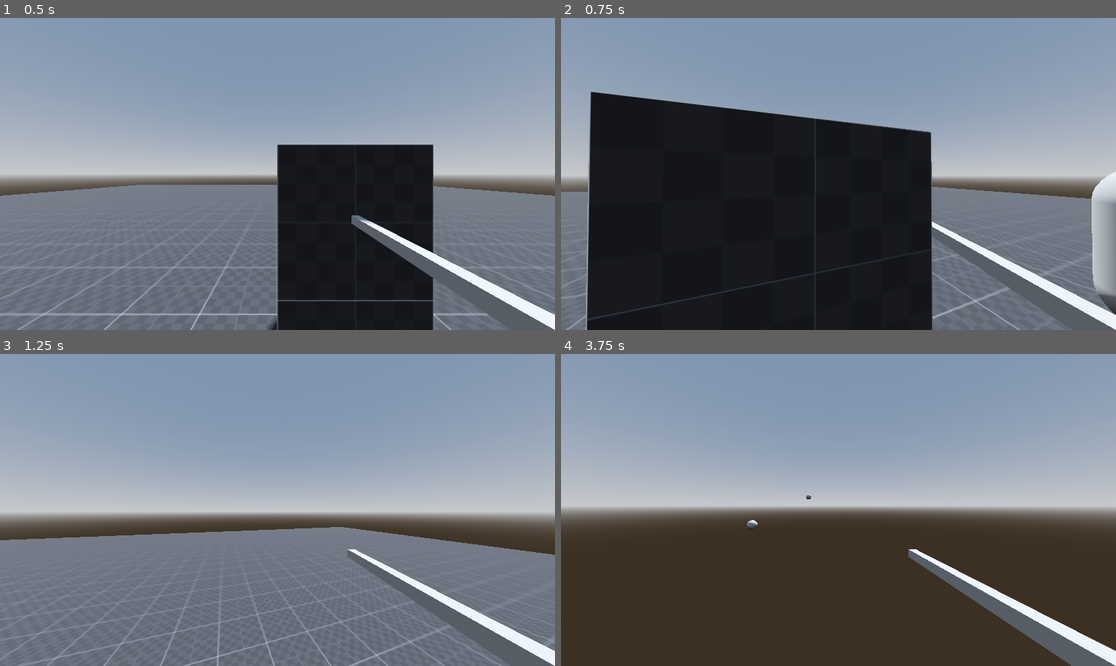
Above: before the commit, frames 1-4 (two rows, left to right).
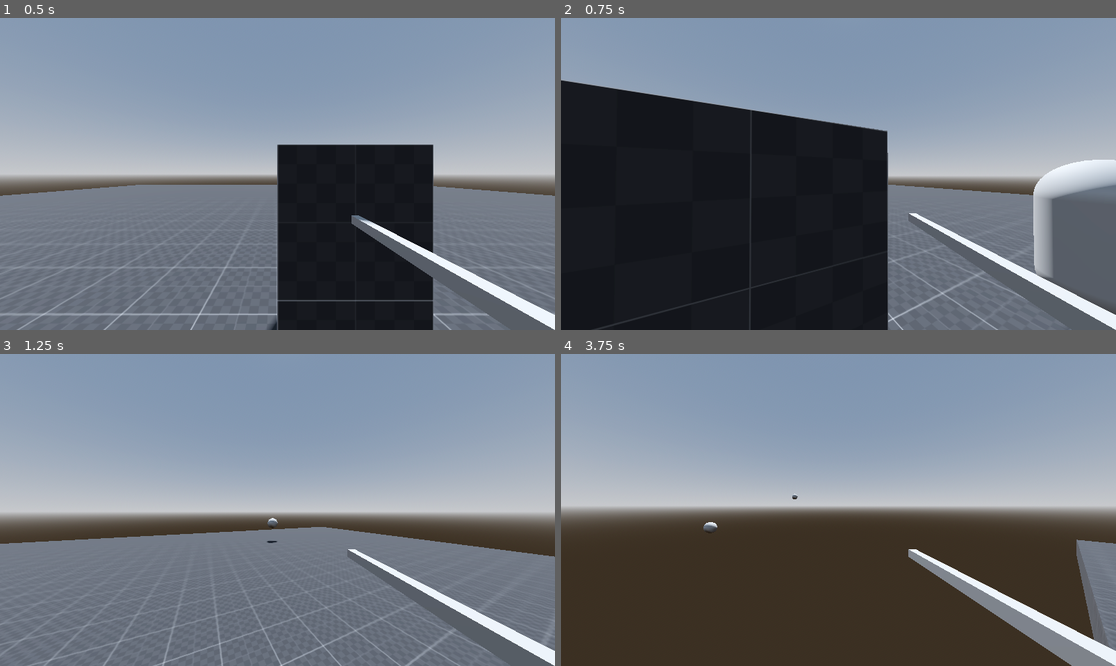
Above: after the commit, the same moments.

Repository: h-valot/Godot_BoomerShooter
Game: Godot game, scene res://Assets/Scenes/S_MovementTest.tscn
Same seed, same stepped clock (60 frames per second), same inputs: the game is played once before the commit and once after it.
Inputs (mouse positions are in pixels of both pictures, inside the frame that each line leads up to):
- Up to frame 1 (0.5 s): no input
- Up to frame 2 (0.75 s): tap Enter at 0.5 s; move the mouse to (866, 174) at 0.52 s; hold W (Forward) from 0.53 s (still down); click (866, 174) at 0.6 s
- Up to frame 3 (1.25 s): keep holding W (Forward); tap Space (Jump) at 0.77, 1.07 s; tap Shift (Sprint) at 0.8 s
- Up to frame 4 (3.75 s): keep holding W (Forward); move the mouse to (810, 510) at 1.27 s; tap Shift (Sprint) at 1.35, 3.05, 3.6 s; tap Space (Jump) at 1.52, 1.55, 1.82, 2.1, 3.02, 3.32 s; move the mouse to (849, 503) at 2.02 s; click (849, 503) at 2.3 s; move the mouse to (832, 516) at 2.77 s; click (832, 516) at 2.85 s; move the mouse to (877, 513) at 3.52 s

Frame 1 is identical in both runs. In frame 2, 16% of the frame differs, in the area x 0-100%, y 19-100%; in frame 3, 2.0%; in frame 4, 3.8%.

Commit message:
Refactor complex prefab

Diff:
--- a/Assets/Prefabs/PF_Character.tscn
+++ /dev/null
@@ -1,51 +0,0 @@
-[gd_scene load_steps=9 format=3 uid="uid://bgpgbd57412ef"]
-
-[ext_resource type="Script" path="res://Assets/Scripts/Character/GD_Motor.gd" id="1_8bamj"]
-[ext_resource type="Script" path="res://Assets/Scripts/Character/GD_Fire.gd" id="2_ocpkx"]
-[ext_resource type="Resource" uid="uid://mh7u247v0q5j" path="res://Assets/Resources/Items/Weapons/RE_Rifle.tres" id="3_mf20g"]
-[ext_resource type="PackedScene" uid="uid://d23duj43qnji1" path="res://Assets/Prefabs/PF_Bullet.tscn" id="3_sdlfp"]
-[ext_resource type="PackedScene" uid="uid://nuh37785kb8n" path="res://Assets/Prefabs/Components/PF_Health.tscn" id="4_2am50"]
-[ext_resource type="PackedScene" uid="uid://0cringntf7yj" path="res://Assets/Prefabs/Components/PF_HitBox.tscn" id="5_gw5uf"]
-
-[sub_resource type="CapsuleShape3D" id="CapsuleShape3D_kxpnw"]
-
-[sub_resource type="CapsuleShape3D" id="CapsuleShape3D_uafqk"]
-
-[node name="PF_Character" type="Node3D"]
-
-[node name="Motor" type="CharacterBody3D" parent="."]
-transform = Transform3D(1, 0, 0, 0, 1, 0, 0, 0, 1, 0, 1, 0)
-script = ExtResource("1_8bamj")
-air_control_scalar = 0.02
-horizontal_mouse_sensitivity = 0.3
-
-[node name="CollisionShape3D" type="CollisionShape3D" parent="Motor"]
-shape = SubResource("CapsuleShape3D_kxpnw")
-
-[node name="PF_HitBox" parent="Motor" node_paths=PackedStringArray("health_component") instance=ExtResource("5_gw5uf")]
-health_component = NodePath("../../PF_Health")
-
-[node name="CollisionShape3D" type="CollisionShape3D" parent="Motor/PF_HitBox"]
-shape = SubResource("CapsuleShape3D_uafqk")
-
-[node name="Head" type="Node3D" parent="Motor"]
-transform = Transform3D(1, 0, 0, 0, 1, 0, 0, 0, 1, 0, 0.8, 0)
-
-[node name="Camera3D" type="Camera3D" parent="Motor/Head"]
-fov = 90.0
-
-[node name="CSGBox3D" type="CSGBox3D" parent="Motor/Head/Camera3D"]
-transform = Transform3D(1, 0, 0, 0, 1.00001, 1.56462e-07, 0, -1.56462e-07, 1.00001, 0.5, -0.292099, -0.556911)
-size = Vector3(0.05, 0.05, 1)
-
-[node name="Muzzle" type="Node3D" parent="Motor/Head/Camera3D/CSGBox3D"]
-transform = Transform3D(1, 0, 0, 0, 0.99999, -1.56459e-07, 0, 1.56459e-07, 0.99999, 0, -0.00790095, -0.49863)
-
-[node name="PF_Health" parent="." instance=ExtResource("4_2am50")]
-
-[node name="Inventory" type="Node" parent="."]
-
-[node name="Fire" type="Node" parent="."]
-script = ExtResource("2_ocpkx")
-_bullet_prefab = ExtResource("3_sdlfp")
-debug_weapon_config = ExtResource("3_mf20g")
--- a/Assets/Prefabs/PF_Opponent.tscn
+++ b/Assets/Prefabs/PF_Opponent.tscn
@@ -1,27 +1,39 @@
-[gd_scene load_steps=6 format=3 uid="uid://i6tjyky8orfu"]
+[gd_scene load_steps=9 format=3 uid="uid://i6tjyky8orfu"]
 
 [ext_resource type="PackedScene" uid="uid://nuh37785kb8n" path="res://Assets/Prefabs/Components/PF_Health.tscn" id="1_bdqby"]
 [ext_resource type="Resource" uid="uid://c40vi40gc5si2" path="res://Assets/Resources/Opponents/RE_BaseEnemy.tres" id="2_3yq35"]
+[ext_resource type="PackedScene" uid="uid://0cringntf7yj" path="res://Assets/Prefabs/Components/PF_HitBox.tscn" id="2_moaqw"]
+[ext_resource type="Script" path="res://Assets/Scripts/Opponents/GD_OpponentMotor.gd" id="2_obkvg"]
 [ext_resource type="Script" path="res://Assets/Scripts/Opponents/GD_Opponent.gd" id="2_oxxun"]
+
+[sub_resource type="CapsuleShape3D" id="CapsuleShape3D_i6e67"]
+
+[sub_resource type="CapsuleMesh" id="CapsuleMesh_18p06"]
 
 [sub_resource type="CapsuleShape3D" id="CapsuleShape3D_iqglw"]
 
-[sub_resource type="CapsuleMesh" id="CapsuleMesh_18p06"]
-
-[node name="PF_Opponent" type="Node3D"]
+[node name="PF_Opponent" type="Node3D" node_paths=PackedStringArray("health_component", "motor_component")]
 transform = Transform3D(1, 0, 0, 0, 1, 0, 0, 0, 1, 0, 1, 0)
-
-[node name="RigidBody3D" type="RigidBody3D" parent="." node_paths=PackedStringArray("health_component")]
 script = ExtResource("2_oxxun")
 opponent_config = ExtResource("2_3yq35")
-health_component = NodePath("../PF_Health")
+health_component = NodePath("PF_Health")
+motor_component = NodePath("Motor")
 
-[node name="CollisionShape3D" type="CollisionShape3D" parent="RigidBody3D"]
+[node name="Motor" type="CharacterBody3D" parent="."]
+script = ExtResource("2_obkvg")
+
+[node name="PF_HitBox" parent="Motor" node_paths=PackedStringArray("health_component") instance=ExtResource("2_moaqw")]
+transform = Transform3D(1.1, 0, 0, 0, 1.1, 0, 0, 0, 1.1, 0, 0, 0)
+health_component = NodePath("../../PF_Health")
+
+[node name="CollisionShape3D" type="CollisionShape3D" parent="Motor/PF_HitBox"]
+shape = SubResource("CapsuleShape3D_i6e67")
+
+[node name="MeshInstance3D" type="MeshInstance3D" parent="Motor"]
+mesh = SubResource("CapsuleMesh_18p06")
+skeleton = NodePath("../..")
+
+[node name="CollisionShape3D" type="CollisionShape3D" parent="Motor"]
 shape = SubResource("CapsuleShape3D_iqglw")
 
 [node name="PF_Health" parent="." instance=ExtResource("1_bdqby")]
-
-[node name="MeshInstance3D" type="MeshInstance3D" parent="."]
-mesh = SubResource("CapsuleMesh_18p06")
-
-[connection signal="body_entered" from="RigidBody3D" to="RigidBody3D" method="_on_body_entered"]
--- /dev/null
+++ b/Assets/Prefabs/PF_Player.tscn
@@ -0,0 +1,56 @@
+[gd_scene load_steps=11 format=3 uid="uid://bgpgbd57412ef"]
+
+[ext_resource type="Script" path="res://Assets/Scripts/Player/GD_PlayerMotor.gd" id="1_otssp"]
+[ext_resource type="Script" path="res://Assets/Scripts/Player/GD_Player.gd" id="1_vwxq5"]
+[ext_resource type="Resource" uid="uid://pyndghcxqbg0" path="res://Assets/Resources/Player/RE_PlayerConfig.tres" id="2_6i1sl"]
+[ext_resource type="Resource" uid="uid://mh7u247v0q5j" path="res://Assets/Resources/Items/Weapons/RE_Rifle.tres" id="3_mf20g"]
+[ext_resource type="PackedScene" uid="uid://d23duj43qnji1" path="res://Assets/Prefabs/PF_Bullet.tscn" id="3_sdlfp"]
+[ext_resource type="PackedScene" uid="uid://nuh37785kb8n" path="res://Assets/Prefabs/Components/PF_Health.tscn" id="4_2am50"]
+[ext_resource type="PackedScene" uid="uid://0cringntf7yj" path="res://Assets/Prefabs/Components/PF_HitBox.tscn" id="5_gw5uf"]
+[ext_resource type="Script" path="res://Assets/Scripts/Player/GD_PlayerFire.gd" id="6_4cwoh"]
+
+[sub_resource type="CapsuleShape3D" id="CapsuleShape3D_uafqk"]
+
+[sub_resource type="CapsuleShape3D" id="CapsuleShape3D_kxpnw"]
+
+[node name="PF_Player" type="Node3D" node_paths=PackedStringArray("player_motor", "player_fire")]
+script = ExtResource("1_vwxq5")
+player_config = ExtResource("2_6i1sl")
+player_motor = NodePath("Motor")
+player_fire = NodePath("Fire")
+bullet_prefab = ExtResource("3_sdlfp")
+weapon_config = ExtResource("3_mf20g")
+
+[node name="Motor" type="CharacterBody3D" parent="."]
+transform = Transform3D(1, 0, 0, 0, 1, 0, 0, 0, 1, 0, 1, 0)
+script = ExtResource("1_otssp")
+
+[node name="PF_HitBox" parent="Motor" node_paths=PackedStringArray("health_component") instance=ExtResource("5_gw5uf")]
+transform = Transform3D(1.1, 0, 0, 0, 1.1, 0, 0, 0, 1.1, 0, 0, 0)
+health_component = NodePath("../../PF_Health")
+
+[node name="CollisionShape3D" type="CollisionShape3D" parent="Motor/PF_HitBox"]
+shape = SubResource("CapsuleShape3D_uafqk")
+
+[node name="CollisionShape3D" type="CollisionShape3D" parent="Motor"]
+shape = SubResource("CapsuleShape3D_kxpnw")
+
+[node name="Head" type="Node3D" parent="Motor"]
+transform = Transform3D(1, 0, 0, 0, 1, 0, 0, 0, 1, 0, 0.8, 0)
+
+[node name="Camera3D" type="Camera3D" parent="Motor/Head"]
+fov = 90.0
+
+[node name="CSGBox3D" type="CSGBox3D" parent="Motor/Head/Camera3D"]
+transform = Transform3D(1, 0, 0, 0, 1.00001, 1.56462e-07, 0, -1.56462e-07, 1.00001, 0.5, -0.292099, -0.556911)
+size = Vector3(0.05, 0.05, 1)
+
+[node name="Muzzle" type="Node3D" parent="Motor/Head/Camera3D/CSGBox3D"]
+transform = Transform3D(1, 0, 0, 0, 0.99999, -1.56459e-07, 0, 1.56459e-07, 0.99999, 0, -0.00790095, -0.49863)
+
+[node name="PF_Health" parent="." instance=ExtResource("4_2am50")]
+
+[node name="Inventory" type="Node" parent="."]
+
+[node name="Fire" type="Node" parent="."]
+script = ExtResource("6_4cwoh")
--- /dev/null
+++ b/Assets/Resources/Player/RE_PlayerConfig.tres
@@ -0,0 +1,20 @@
+[gd_resource type="Resource" script_class="PlayerConfig" load_steps=2 format=3 uid="uid://pyndghcxqbg0"]
+
+[ext_resource type="Script" path="res://Assets/Scripts/Data/Configs/GD_PlayerConfig.gd" id="1_1nify"]
+
+[resource]
+script = ExtResource("1_1nify")
+base_health = 100.0
+health_regeneration = 5.0
+base_armor = 50.0
+base_move_speed = 10.0
+sprint_move_speed = 12.5
+air_control_scalar = 0.03
+move_speed_acceleration = 10.0
+horizontal_mouse_sensitivity = 0.4
+vertical_mouse_sensitivity = 0.2
+max_vertical_aim = 89.0
+jump_force = 4.5
+gravity_hint = "You can tweak the gravity value (9.8) in the project settings > physics > 3d > default gravity"
+i_frame_duration = 0.5
+consumable_switch_time = 0.25
--- a/Assets/Scenes/S_MovementTest.tscn
+++ b/Assets/Scenes/S_MovementTest.tscn
@@ -1,6 +1,6 @@
 [gd_scene load_steps=7 format=3 uid="uid://d0tg7jm3r2gnt"]
 
-[ext_resource type="PackedScene" uid="uid://bgpgbd57412ef" path="res://Assets/Prefabs/PF_Character.tscn" id="1_iemg8"]
+[ext_resource type="PackedScene" uid="uid://bgpgbd57412ef" path="res://Assets/Prefabs/PF_Player.tscn" id="1_iemg8"]
 [ext_resource type="PackedScene" uid="uid://bpft763acmlc2" path="res://Assets/Prefabs/PF_Cube_1x1.tscn" id="2_lu8k6"]
 [ext_resource type="PackedScene" uid="uid://i6tjyky8orfu" path="res://Assets/Prefabs/PF_Opponent.tscn" id="2_upqix"]
 
@@ -21,16 +21,24 @@
 
 [node name="LevelDesign" type="Node3D" parent="."]
 
-[node name="PF_Character" parent="LevelDesign" instance=ExtResource("1_iemg8")]
+[node name="PF_Player" parent="LevelDesign" instance=ExtResource("1_iemg8")]
 
-[node name="PF_Opponent" parent="LevelDesign" instance=ExtResource("2_upqix")]
+[node name="PF_Opponent" parent="LevelDesign" node_paths=PackedStringArray("target") instance=ExtResource("2_upqix")]
 transform = Transform3D(1, 0, 0, 0, 1, 0, 0, 0, 1, 4.27393, 1, -0.864389)
+target = NodePath("../PF_Player")
 
-[node name="PF_Opponent2" parent="LevelDesign" instance=ExtResource("2_upqix")]
+[node name="PF_Opponent2" parent="LevelDesign" node_paths=PackedStringArray("target") instance=ExtResource("2_upqix")]
 transform = Transform3D(1, 0, 0, 0, 1, 0, 0, 0, 1, -4.55909, 1, 1.8717)
+target = NodePath("../PF_Player")
 
 [node name="PF_Cube_1x1" parent="LevelDesign" instance=ExtResource("2_lu8k6")]
 transform = Transform3D(45.9084, 0, 0, 0, 1.02477, 0, 0, 0, 53.0596, 0, -0.5, 0)
+
+[node name="PF_Cube_1x2" parent="LevelDesign" instance=ExtResource("2_lu8k6")]
+transform = Transform3D(1, 0, 0, 0, 1, 0, 0, 0, 1, 0.5, 0.5, -1.5)
+
+[node name="PF_Cube_1x3" parent="LevelDesign" instance=ExtResource("2_lu8k6")]
+transform = Transform3D(1, 0, 0, 0, 1, 0, 0, 0, 1, 0.5, 1.5, -1.5)
 
 [node name="Environment" type="Node3D" parent="."]
 
@@ -40,9 +48,3 @@
 [node name="DirectionalLight3D" type="DirectionalLight3D" parent="Environment"]
 transform = Transform3D(-0.866025, -0.433013, 0.25, 0, 0.5, 0.866025, -0.5, 0.75, -0.433013, 0, 0, 0)
 shadow_enabled = true
-
-[node name="PF_Cube_1x1" parent="." instance=ExtResource("2_lu8k6")]
-transform = Transform3D(1, 0, 0, 0, 1, 0, 0, 0, 1, 0.5, 0.5, -1.5)
-
-[node name="PF_Cube_1x2" parent="." instance=ExtResource("2_lu8k6")]
-transform = Transform3D(1, 0, 0, 0, 1, 0, 0, 0, 1, 0.5, 1.5, -1.5)
--- a/Assets/Scripts/Character/GD_Motor.gd
+++ /dev/null
@@ -1,91 +0,0 @@
-extends CharacterBody3D
-class_name Motor
-
-@export_group("Main properties")
-@export var max_health_points : float = 100
-@export var health_regeneration : float = 5
-@export var armor : float = 50
-
-@export_group("Movement properties")
-@export_subgroup("Movement speed settings")
-@export var base_movement_speed : float = 10
-@export var sprint_movement_speed : float = 12.5
-@export_range(0, 1) var air_control_scalar : float = 1
-@export var movement_speed_acceleration : float = 10
-@export_subgroup("Mouse settings")
-@export var horizontal_mouse_sensitivity : float = 0.4
-@export var vertical_mouse_sensitivity : float = 0.2
-@export var max_vertical_aim : float = 89
-@export_subgroup("Jump settings")
-@export var jump_force : float = 4.5
-@export_multiline var gravity_hint : String = "You can tweak the gravity value (9.8) in the project settings > physics > 3d > default gravity"
-
-@export_group("Combat properties")
-@export var i_frame_duration : float = 0.5
-@export var consumable_switch_time : float = 0.25
-
-var _current_movement_speed = base_movement_speed;
-var _direction = Vector3.ZERO
-var _gravity = ProjectSettings.get_setting("physics/3d/default_gravity")
-
-@onready var _head = $Head
-
-func _ready():
-	# Hide cursor in-game
-	Input.set_mouse_mode(Input.MOUSE_MODE_CAPTURED)
-
-func _input(event):
-	_look(event)
-
-func _physics_process(delta):
-
-	_apply_gravity(delta)
-
-	# Handle player inputs
-	_jump()
-	_sprint()
-	_move(delta)
-
-	move_and_slide()
-
-func _move(delta):
-	# Get the input direction and handle the movement/deceleration
-	var _new_input = Input.get_vector("Left", "Right", "Forward", "Backward")
-	var _new_direction = (transform.basis * Vector3(_new_input.x, 0, _new_input.y)).normalized()
-
-	# Handle air-control
-	if not is_on_floor():
-		_direction = lerp(_direction, _new_direction, air_control_scalar)
-	else:
-		_direction = lerp(_direction, _new_direction, delta * movement_speed_acceleration)
-
-	# Move rigibody
-	if _direction:
-		velocity.x = _direction.x * _current_movement_speed
-		velocity.z = _direction.z * _current_movement_speed
-	else:
-		velocity.x = move_toward(velocity.x, 0, _current_movement_speed)
-		velocity.z = move_toward(velocity.z, 0, _current_movement_speed)
-
-func _sprint():
-	# Handle sprint
-	if Input.is_action_just_pressed("Sprint") and is_on_floor():
-		_current_movement_speed = sprint_movement_speed
-	else:
-		_current_movement_speed = base_movement_speed
-
-func _jump():
-	# Handle jump
-	if Input.is_action_just_pressed("Jump") and is_on_floor():
-		velocity.y = jump_force
-
-func _apply_gravity(delta):
-	# Add the gravity
-	if not is_on_floor():
-		velocity.y -= _gravity * delta
-
-func _look(event):
-	if event is InputEventMouseMotion:
-		rotate_y(deg_to_rad(-event.relative.x * horizontal_mouse_sensitivity))
-		_head.rotate_x(deg_to_rad(-event.relative.y * vertical_mouse_sensitivity))
-		_head.rotation.x = clamp(_head.rotation.x, deg_to_rad(-max_vertical_aim), deg_to_rad(max_vertical_aim))
--- a/Assets/Scripts/Components/GD_HitBox.gd
+++ b/Assets/Scripts/Components/GD_HitBox.gd
@@ -1,5 +1,5 @@
 extends Area3D
 class_name HitBoxComponent
 
-@export_group("References")
+@export_category("References")
 @export var health_component : HealthComponent
--- a/Assets/Scripts/Data/Configs/GD_OpponentConfig.gd
+++ b/Assets/Scripts/Data/Configs/GD_OpponentConfig.gd
@@ -6,7 +6,7 @@
 
 @export_group("Movement")
 @export var move_speed : float = 5
-@export var acceleration : float = 1
+@export var acceleration : float = 10
 @export var jump_force : float = 4.5
 @export var fall_speed : float = 9.8
 @export_subgroup("Flying")
--- /dev/null
+++ b/Assets/Scripts/Data/Configs/GD_PlayerConfig.gd
@@ -0,0 +1,25 @@
+extends Resource
+class_name PlayerConfig
+
+@export_group("Main properties")
+@export var base_health : float = 100
+@export var health_regeneration : float = 5
+@export var base_armor : float = 50
+
+@export_group("Movement properties")
+@export_subgroup("Movement speed settings")
+@export var base_move_speed : float = 10
+@export var sprint_move_speed : float = 12.5
+@export_range(0, 1) var air_control_scalar : float = 1
+@export var move_speed_acceleration : float = 10
+@export_subgroup("Mouse settings")
+@export var horizontal_mouse_sensitivity : float = 0.4
+@export var vertical_mouse_sensitivity : float = 0.2
+@export var max_vertical_aim : float = 89
+@export_subgroup("Jump settings")
+@export var jump_force : float = 4.5
+@export_multiline var gravity_hint : String = "You can tweak the gravity value (9.8) in the project settings > physics > 3d > default gravity"
+
+@export_group("Combat properties")
+@export var i_frame_duration : float = 0.5
+@export var consumable_switch_time : float = 0.25
--- a/Assets/Scripts/Opponents/GD_Opponent.gd
+++ b/Assets/Scripts/Opponents/GD_Opponent.gd
@@ -1,16 +1,20 @@
-extends RigidBody3D
+extends Node
 class_name Opponent
 
-@export_group("References")
+@export_category("References")
 @export var opponent_config : OpponentConfig
 @export var health_component : HealthComponent
+@export var motor_component : OpponentMotor
+@export var target : Player
 
 signal on_opponent_dies
 
 func _ready():
 	health_component.initialize(opponent_config.base_health, opponent_config.health_regeneration, opponent_config.base_armor)
 	health_component.connect("on_health_reached_zero", _die)
+	motor_component.initialize(opponent_config)
+	motor_component.set_new_target(target)
 
 func _die():
 	emit_signal("on_opponent_dies")
-	self.get_parent().queue_free()
+	self.queue_free()
--- /dev/null
+++ b/Assets/Scripts/Opponents/GD_OpponentMotor.gd
@@ -0,0 +1,47 @@
+extends CharacterBody3D
+class_name OpponentMotor
+
+var _target : Player
+var _direction = Vector3.ZERO
+var _gravity = ProjectSettings.get_setting("physics/3d/default_gravity")
+var _opponent_config : OpponentConfig
+var _initialized : bool = false
+
+func initialize(opponent_config : OpponentConfig):
+	_opponent_config = opponent_config
+	_initialized = true
+
+func set_new_target(target : Player):
+	_target = target
+
+func _physics_process(delta):
+	if (!_initialized):
+		return
+
+	_apply_gravity(delta)
+	_move(delta)
+	move_and_slide()
+
+func _move(delta):
+	if (_target == null):
+		return
+
+	var _new_direction = (_target.player_motor.position - position).normalized()
+	_direction = lerp(_direction, _new_direction, delta * _opponent_config.acceleration)
+
+	# Move rigibody
+	if _direction:
+		velocity.x = _direction.x * _opponent_config.move_speed
+		velocity.z = _direction.z * _opponent_config.move_speed
+	else:
+		velocity.x = move_toward(velocity.x, 0, _opponent_config.move_speed)
+		velocity.z = move_toward(velocity.z, 0, _opponent_config.move_speed)
+
+func _jump():
+	if is_on_floor():
+		velocity.y = _opponent_config.jump_force
+
+func _apply_gravity(delta):
+	# Add the gravity
+	if not is_on_floor():
+		velocity.y -= _gravity * delta
--- /dev/null
+++ b/Assets/Scripts/Player/GD_Player.gd
@@ -0,0 +1,14 @@
+extends Node
+class_name Player
+
+@export_category("References")
+@export var player_config : PlayerConfig
+@export var player_motor : PlayerMotor
+@export var player_fire : PlayerFire
+@export_group("Firing")
+@export var bullet_prefab : PackedScene
+@export var weapon_config : WeaponConfig
+
+func _ready():
+	player_motor.initialize(player_config)
+	player_fire.initialize(bullet_prefab, weapon_config)
--- a/Assets/Scripts/Character/GD_Fire.gd
+++ b/Assets/Scripts/Player/GD_PlayerFire.gd
@@ -1,9 +1,5 @@
 extends Node
-class_name Fire
-
-@export_group("References")
-@export var _bullet_prefab : PackedScene
-@export var debug_weapon_config : WeaponConfig
+class_name PlayerFire
 
 var _fire_rate_delay : float = 0.0
 var _firing : bool = false
@@ -11,11 +7,21 @@
 var _can_fire : bool = true
 var _space_query
 var _weapon_config : WeaponConfig
+var _bullet_prefab : PackedScene
+var _initialized : bool = false
 
 @onready var _muzzle = $"../Motor/Head/Camera3D/CSGBox3D/Muzzle"
 @onready var _camera_3d = $"../Motor/Head/Camera3D"
 
+func initialize(bullet_prefab : PackedScene, weapon_config : WeaponConfig):
+	_bullet_prefab = bullet_prefab
+	_weapon_config = weapon_config
+	_initialized = true
+
 func _physics_process(delta):
+	if (!_initialized):
+		return
+
 	_space_query = get_viewport().world_3d.direct_space_state
 
 func _process(delta):
@@ -39,8 +45,8 @@
 		return
 
 	_fire_rate_delay += delta
-	if (_fire_rate_delay > debug_weapon_config.fire_rate):
-		_fire_rate_delay -= debug_weapon_config.fire_rate
+	if (_fire_rate_delay > _weapon_config.fire_rate):
+		_fire_rate_delay -= _weapon_config.fire_rate
 		_fire()
 
 func _lock_fire(delta):
@@ -48,12 +54,12 @@
 		return
 
 	_can_fire_delay += delta
-	if (_can_fire_delay > debug_weapon_config.fire_rate):
-		_can_fire_delay -= debug_weapon_config.fire_rate
+	if (_can_fire_delay > _weapon_config.fire_rate):
+		_can_fire_delay -= _weapon_config.fire_rate
 		_can_fire = true
 
 func _fire():
-	if (debug_weapon_config.hit_scan == true):
+	if (_weapon_config.hit_scan == true):
 		_fire_raycast()
 	else:
 		_fire_bullet()
@@ -69,4 +75,4 @@
 	owner.add_child(new_bullet)
 	new_bullet.transform = _muzzle.global_transform
 	new_bullet = new_bullet as Bullet
-	new_bullet.initialize(debug_weapon_config)
+	new_bullet.initialize(_weapon_config)
--- /dev/null
+++ b/Assets/Scripts/Player/GD_PlayerMotor.gd
@@ -0,0 +1,71 @@
+extends CharacterBody3D
+class_name PlayerMotor
+
+var _player_config : PlayerConfig
+var _current_movement_speed : float
+var _direction = Vector3.ZERO
+var _gravity = ProjectSettings.get_setting("physics/3d/default_gravity")
+var _initialized : bool = false
+
+@onready var _head = $Head
+
+func initialize(player_config : PlayerConfig):
+	_player_config = player_config
+	_current_movement_speed = _player_config.base_move_speed
+	Input.set_mouse_mode(Input.MOUSE_MODE_CAPTURED)
+	_initialized = true;
+
+func _input(event):
+	_look(event)
+
+func _physics_process(delta):
+	if (!_initialized):
+		return
+
+	_apply_gravity(delta)
+	_jump()
+	_sprint()
+	_move(delta)
+	move_and_slide()
+
+func _move(delta):
+	# Get the input direction and handle the movement/deceleration
+	var _new_input = Input.get_vector("Left", "Right", "Forward", "Backward")
+	var _new_direction = (transform.basis * Vector3(_new_input.x, 0, _new_input.y)).normalized()
+
+	# Handle air-control
+	if not is_on_floor():
+		_direction = lerp(_direction, _new_direction, _player_config.air_control_scalar)
+	else:
+		_direction = lerp(_direction, _new_direction, delta * _player_config.move_speed_acceleration)
+
+	# Move rigibody
+	if _direction:
+		velocity.x = _direction.x * _current_movement_speed
+		velocity.z = _direction.z * _current_movement_speed
+	else:
+		velocity.x = move_toward(velocity.x, 0, _current_movement_speed)
+		velocity.z = move_toward(velocity.z, 0, _current_movement_speed)
+
+func _sprint():
+	# Handle sprint
+	if Input.is_action_just_pressed("Sprint") and is_on_floor():
+		_current_movement_speed = _player_config.sprint_move_speed
+	else:
+		_current_movement_speed = _player_config.base_move_speed
+
+func _jump():
+	# Handle jump
+	if Input.is_action_just_pressed("Jump") and is_on_floor():
+		velocity.y = _player_config.jump_force
+
+func _apply_gravity(delta):
+	# Add the gravity
+	if not is_on_floor():
+		velocity.y -= _gravity * delta
+
+func _look(event):
+	if event is InputEventMouseMotion:
+		rotate_y(deg_to_rad(-event.relative.x * _player_config.horizontal_mouse_sensitivity))
+		_head.rotate_x(deg_to_rad(-event.relative.y * _player_config.vertical_mouse_sensitivity))
+		_head.rotation.x = clamp(_head.rotation.x, deg_to_rad(-_player_config.max_vertical_aim), deg_to_rad(_player_config.max_vertical_aim))
--- a/Assets/Scripts/Weapon/GD_Bullet.gd
+++ b/Assets/Scripts/Weapon/GD_Bullet.gd
@@ -35,7 +35,7 @@
 	look_at(transform.origin + _velocity.normalized(), Vector3.UP)
 	transform.origin += _velocity * delta
 
-func _on_body_entered(body):
-	if (body as Opponent):
-		body.health_component.update_current_health(-_weapon_config.bullet_damage)
+func _on_area_entered(area):
+	if (area as HitBoxComponent):
+		area.health_component.update_current_health(-_weapon_config.bullet_damage)
 	self.queue_free()
Not shown: 1 places in Assets/Resources/Items/Weapons/RE_Rifle.tres that only renumber resources
Not shown, added: Assets/Prefabs/PF_FA28.tmp
